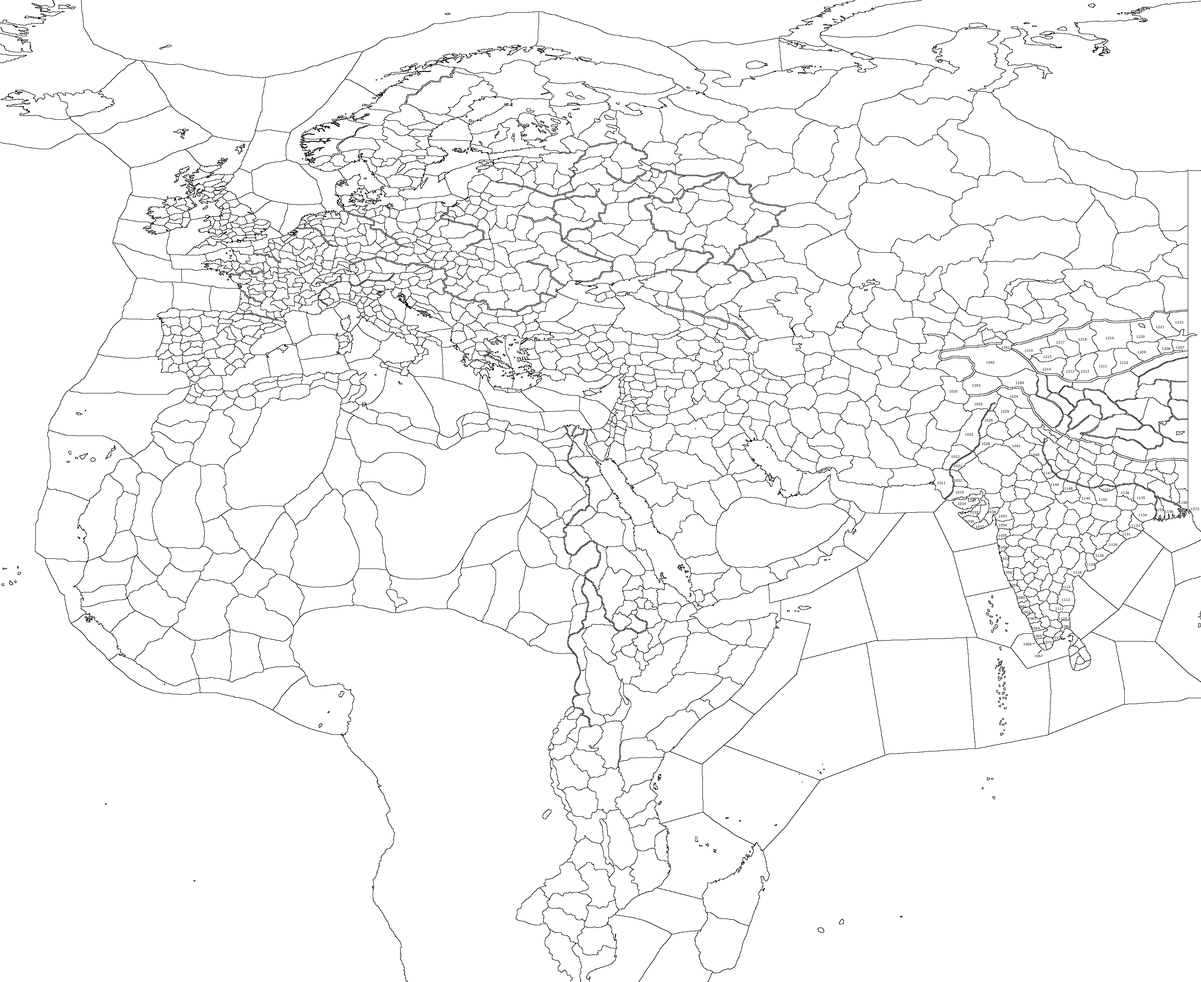
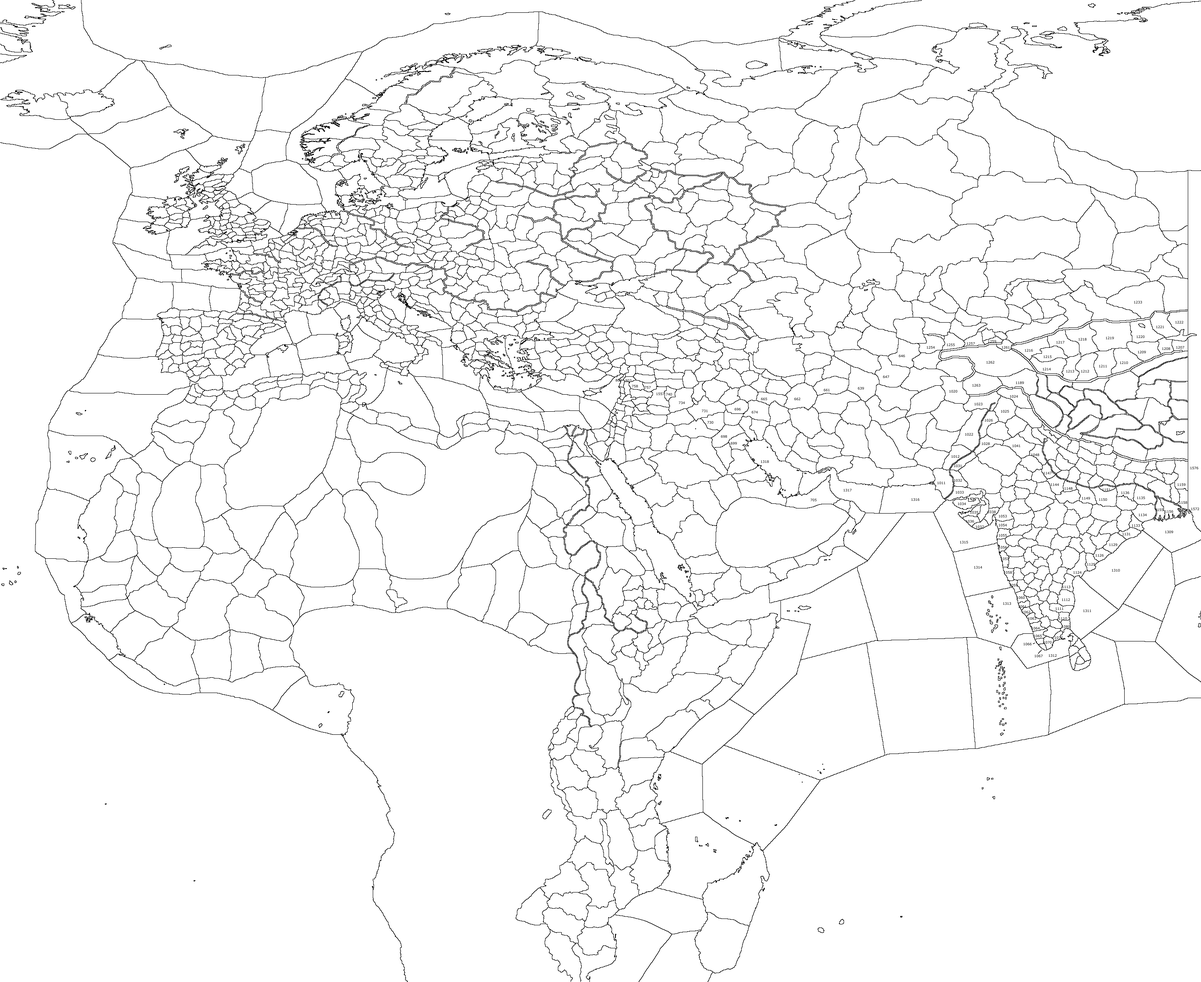
The second 1201px x 982px image is a revision of the first. Changes to its layers:
added layer "802" above "803" over box(615, 379, 622, 383)
added layer "803" above "758" over box(625, 379, 632, 383)
added layer "757" above "1557" over box(644, 386, 651, 390)
added layer "1557" above "740" over box(656, 392, 665, 396)
added layer "730" above "698" over box(706, 421, 714, 425)
added layer "1318" above "705" over box(760, 460, 769, 464)
added layer "1317" above "731" over box(843, 489, 852, 493)
added layer "665" above "662" over box(760, 397, 768, 401)
added layer "662" above "661" over box(793, 397, 801, 401)
added layer "1254" above "1255" over box(926, 346, 935, 350)
added layer "1255" above "1257" over box(946, 343, 955, 347)
added layer "1257" above "1259" over box(966, 342, 975, 346)
added layer "1259" above "1233" over box(987, 340, 997, 343)
added layer "1233" above "1316" over box(1133, 301, 1142, 305)
added layer "1316" above "1315" over box(911, 498, 920, 502)
added layer "1315" above "1314" over box(959, 541, 968, 545)
added layer "1314" above "1313" over box(973, 566, 982, 570)
added layer "1313" above "1312" over box(1002, 602, 1011, 606)
added layer "1312" above "1311" over box(1048, 654, 1057, 658)
added layer "1311" above "1310" over box(1082, 609, 1092, 613)
added layer "1310" above "1309" over box(1111, 569, 1120, 573)
added layer "1309" above "1159" over box(1164, 530, 1173, 534)
added layer "1159" above "1576" over box(1177, 483, 1186, 487)
added layer "1576" above "1034" over box(1190, 466, 1199, 470)
…and 13 more changes (13 added)
